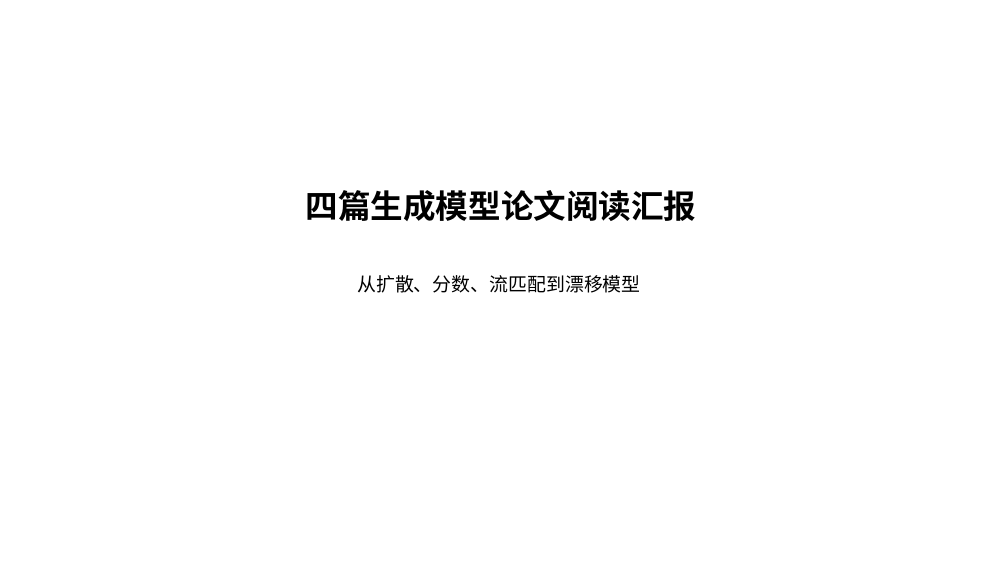
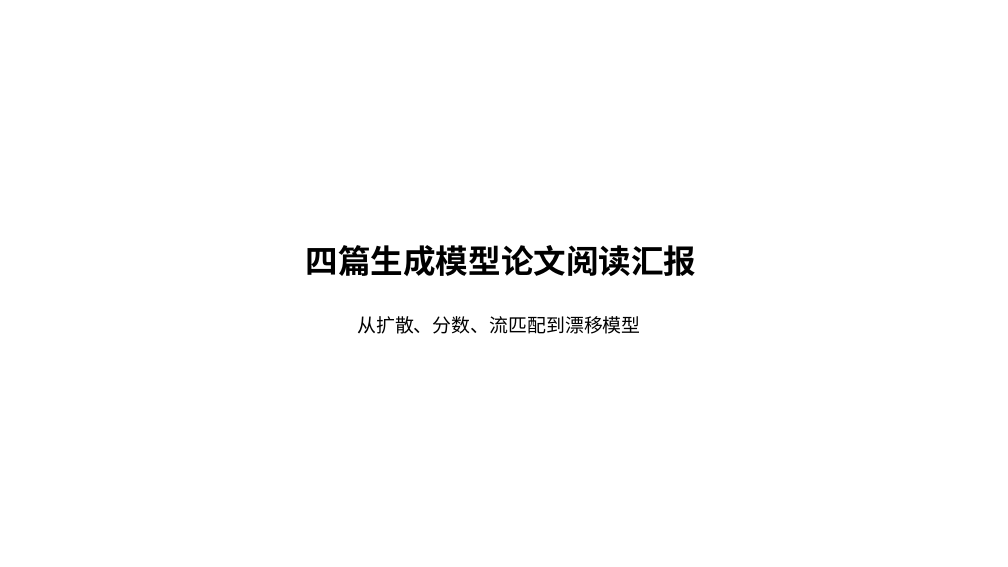
Before and after one commit to Gsheen76/My-Obsidian, a slide deck: slide 1 of 项目/学习/多任务成像/相关论文/四篇生成模型组会汇报_优化版.pptx. Drawn at 1008x567 pixels with LibreOffice and Linux fonts; fonts in the diff are those of the drawing. Boxes give left, top, right and bottom in pixels: in the first picture for what was removed or moved away, otherwise in the second. Text is boxed around its words. In the diff, an @@ line names an element or a change of style, - is before the commit and + after.

```diff
--- a/项目/学习/多任务成像/相关论文/四篇生成模型组会汇报_优化版.pptx
+++ b/项目/学习/多任务成像/相关论文/四篇生成模型组会汇报_优化版.pptx
@@ text "四篇生成模型论文阅读汇报": place and size @@
-text "四篇生成模型论文阅读汇报" at [306, 190, 696, 221]
+text "四篇生成模型论文阅读汇报" at [306, 245, 696, 276]
@@ text "从扩散、分数、流匹配到漂移模型": place and size @@
-text "从扩散、分数、流匹配到漂移模型" at [357, 275, 640, 293]
+text "从扩散、分数、流匹配到漂移模型" at [357, 316, 640, 334]
```
Also in this commit, not shown: 8 other slides changed, 1 other file.
